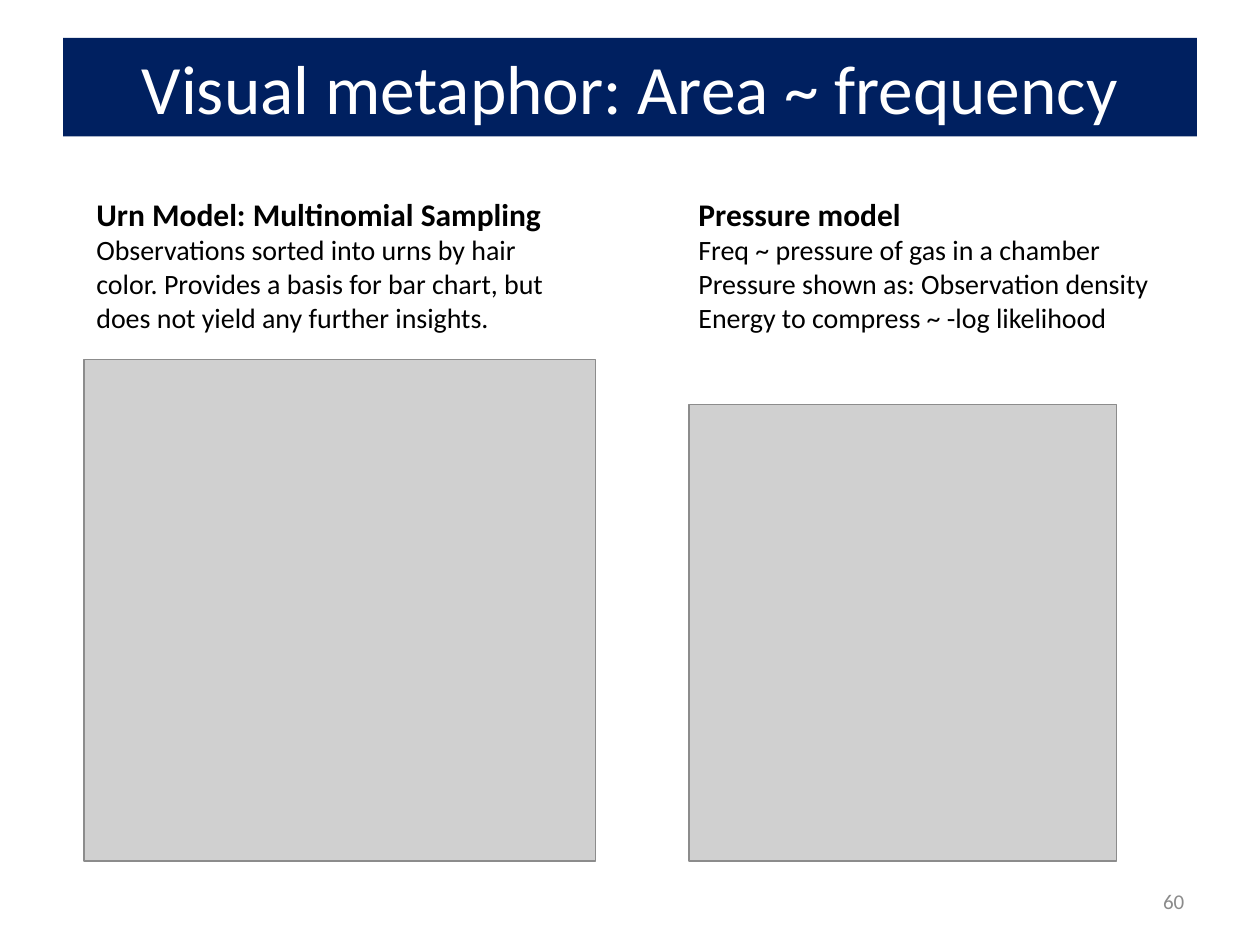
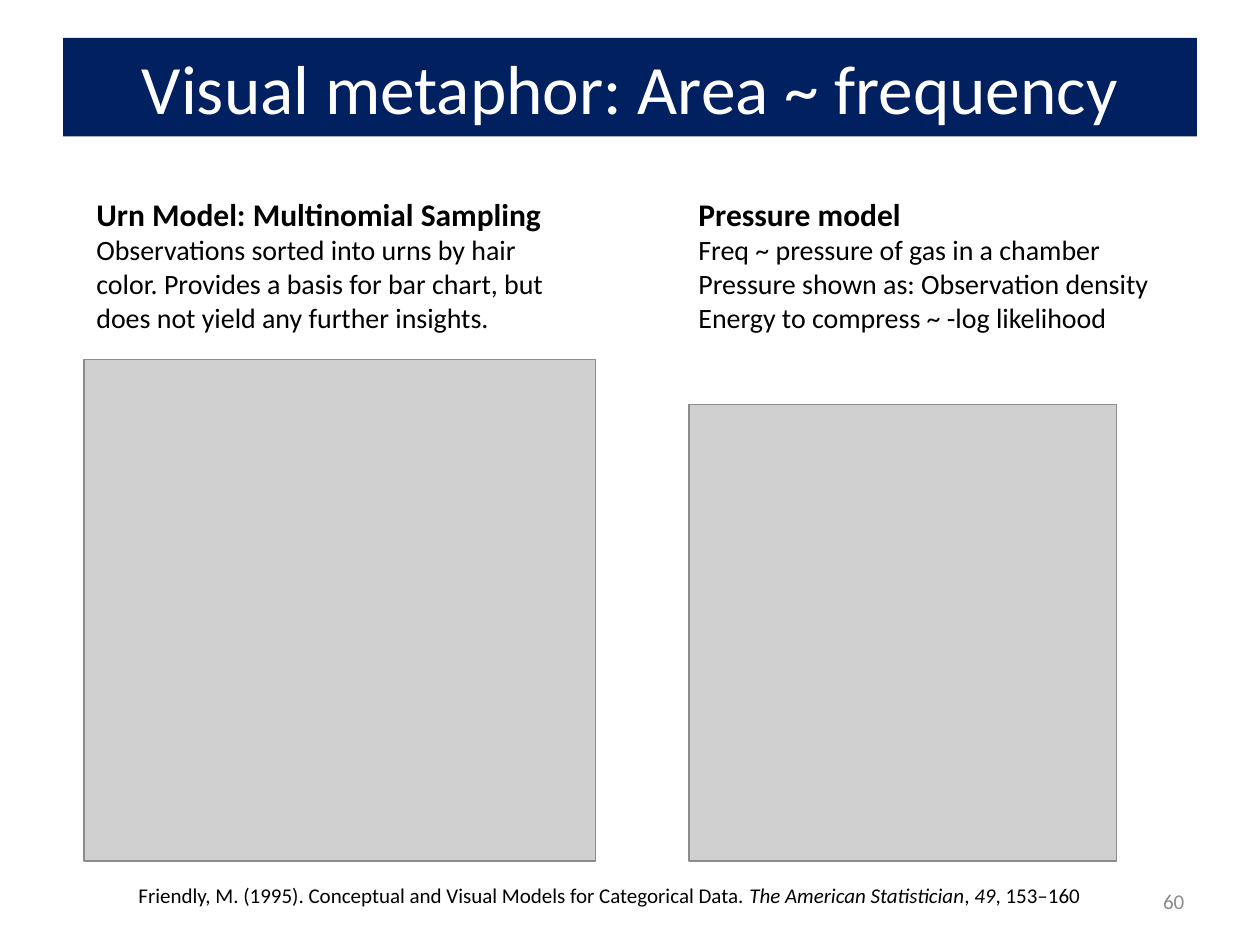
Before and after one commit to friendly/psy6136, a slide deck: slide 60 of lectures/03-Twoway1.pptx. Drawn at 1260x945 pixels with LibreOffice and Linux fonts; fonts in the diff are those of the drawing; grey boxes stand for pictures. Boxes give left, top, right and bottom in pixels: in the first picture for what was removed or moved away, otherwise in the second. Text is boxed around its words. In the diff, an @@ line names an element or a change of style, - is before the commit and + after.

```diff
--- a/lectures/03-Twoway1.pptx
+++ b/lectures/03-Twoway1.pptx
@@ text added at [138,888,1080,907], 12 pt, text #000000 @@
+Friendly, M. (1995). Conceptual and Visual Models for Categorical Data. The American Statistician, 49, 153–160
```
Also in this commit, not shown: 1 other slide changed, 14 other files.
